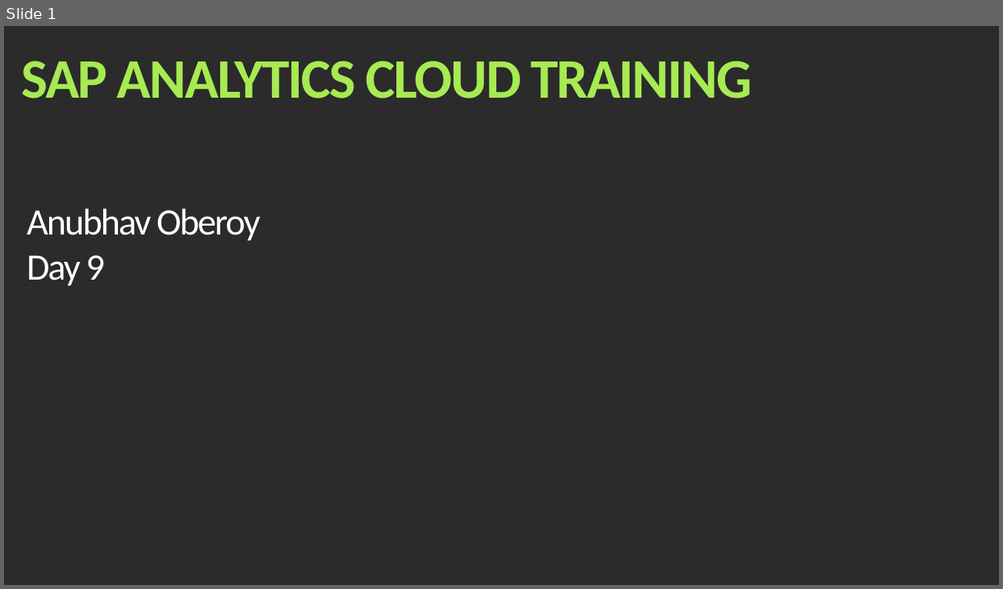
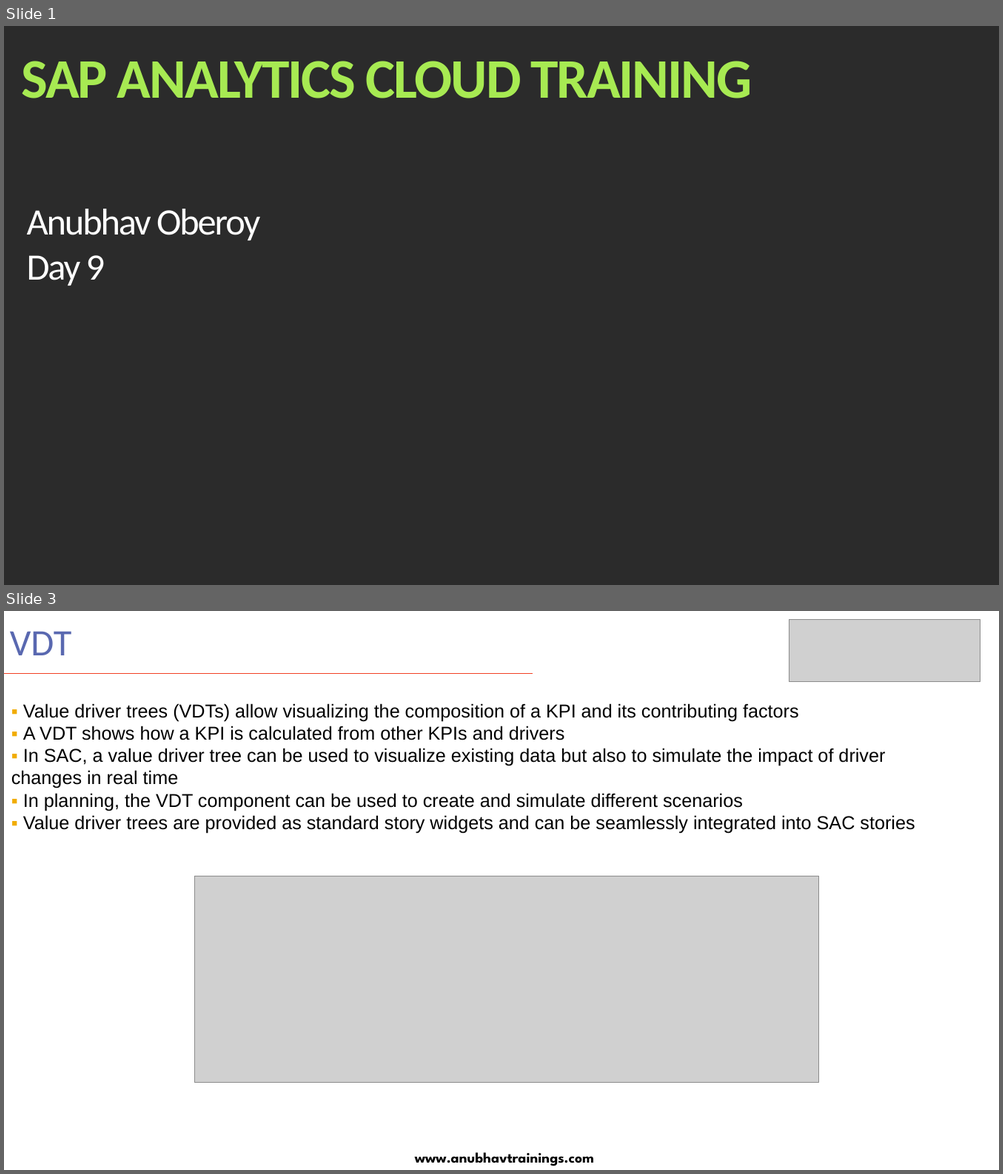
Before and after one commit to soyuztechnologies/SAC_merckgroup, a slide deck: day 9/SAC_Training Day 9.pptx. Shown one above the other, each under a label of ours: slide 1 before the commit, slides 1 and 3 after it; the slides between them are not shown. The pictures are 1003x589 and 1003x1174 pixels, drawn with LibreOffice and Linux fonts; fonts in the diff are those of the drawing; grey boxes stand for pictures; background and template pictures are left out; a plain dark background stands for a picture behind light text. Boxes give left, top, right and bottom in pixels: in the first picture for what was removed or moved away, otherwise in the second. Text is boxed around its words. In the diff, an @@ line names an element or a change of style, - is before the commit and + after.

```diff
--- a/day 9/SAC_Training Day 9.pptx
+++ b/day 9/SAC_Training Day 9.pptx
@@ slide 3 added at bbox=[4, 611, 999, 1170], background #FFFFFF @@
@@ title added at bbox=[10, 631, 72, 655], 36 pt, text #5968B0 @@
+VDT
@@ picture added at bbox=[790, 620, 980, 682] @@
@@ line added from (4, 674) to (533, 674), #F14124 1 pt @@
@@ text added at bbox=[11, 703, 914, 833], 18 pt, text #000000 @@
+▪ Value driver trees (VDTs) allow visualizing the composition of a KPI and its contributing factors
+▪ A VDT shows how a KPI is calculated from other KPIs and drivers
+▪ In SAC, a value driver tree can be used to visualize existing data but also to simulate the impact of driver
+changes in real time
+▪ In planning, the VDT component can be used to create and simulate different scenarios
+▪ Value driver trees are provided as standard story widgets and can be seamlessly integrated into SAC stories
@@ picture added at bbox=[194, 876, 819, 1082] @@
@@ text added at bbox=[415, 1153, 594, 1167], 14 pt, text #000000, bold @@
+www.anubhavtrainings.com
```
Also in this commit, not shown: 1 slide changed, 28 other slides added, 2 slides removed, 6 other files.
